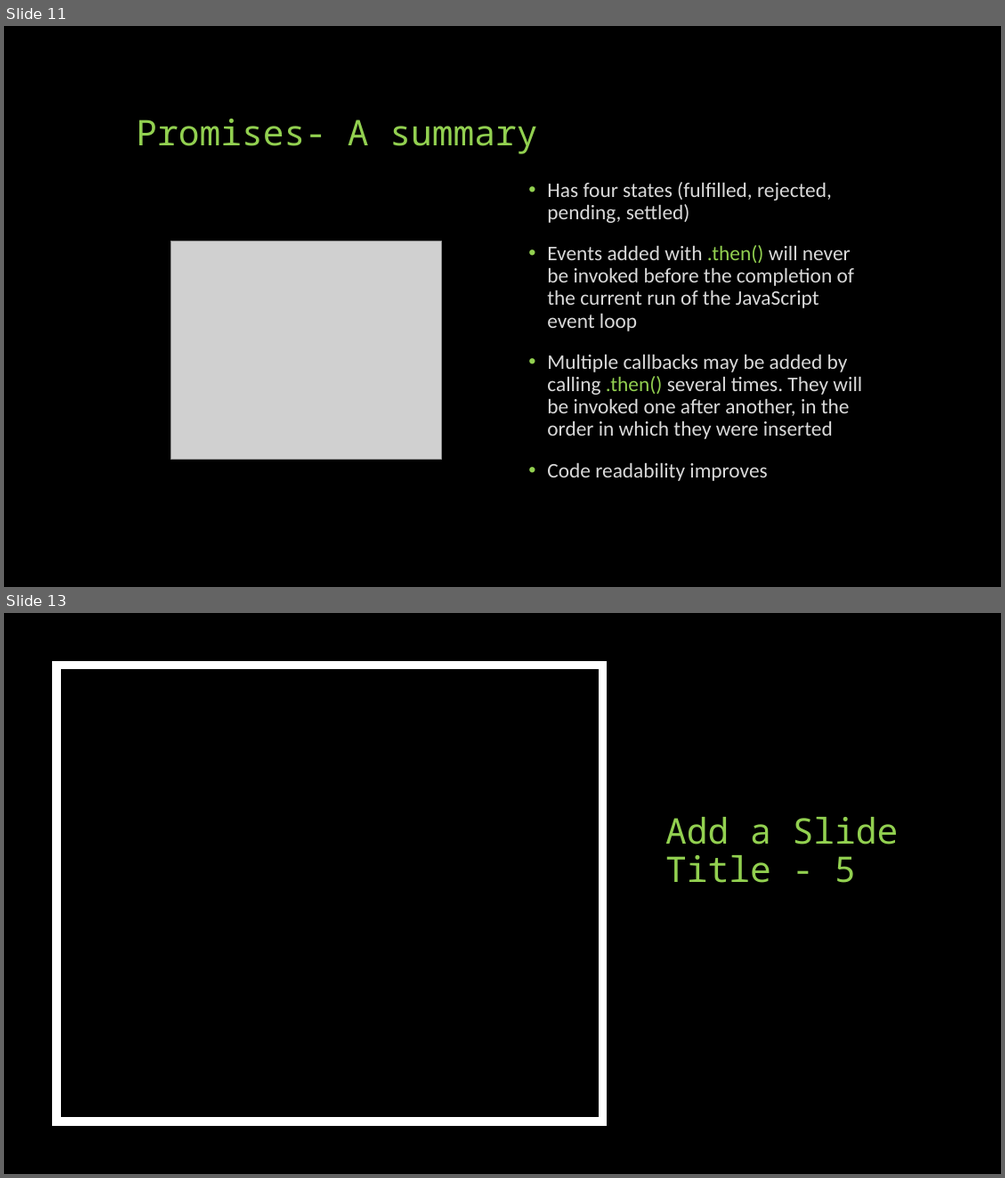
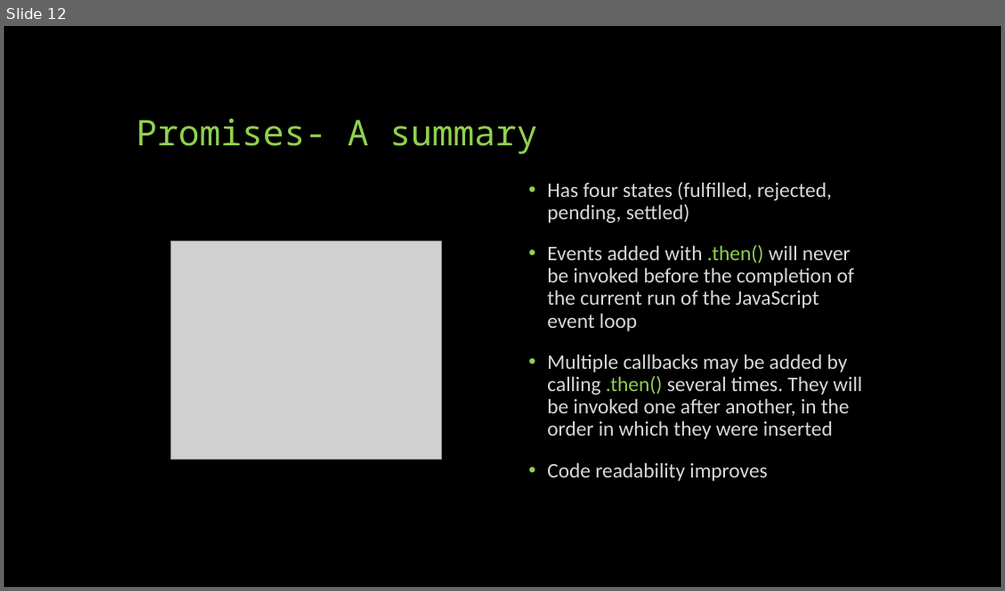
Before and after one commit to sneaky-potato/KOSS-Selection-Tasks, a slide deck: Async Await Promises and Callbacks in JavaScript.pptx. Shown one above the other, each under a label of ours: slides 11 and 13 before the commit, slide 12 after it; the slides between them are not shown. The pictures are 1005x1178 and 1005x591 pixels, drawn with LibreOffice and Linux fonts; fonts in the diff are those of the drawing; grey boxes stand for pictures. Boxes give left, top, right and bottom in pixels: in the first picture for what was removed or moved away, otherwise in the second. Text is boxed around its words. In the diff, an @@ line names an element or a change of style, - is before the commit and + after.

```diff
--- a/Async Await Promises and Callbacks in JavaScript.pptx
+++ b/Async Await Promises and Callbacks in JavaScript.pptx
@@ slide 13 removed at [4, 613, 1001, 1174], background #000000 @@
@@ rectangle removed at [57, 666, 602, 1121] @@
@@ title removed at [665, 817, 898, 883] @@
-Add a Slide Title - 5
@@ what was slide 11 is now slide 12 @@
```
Also in this commit, not shown: 3 slides changed, 5 slides added.
